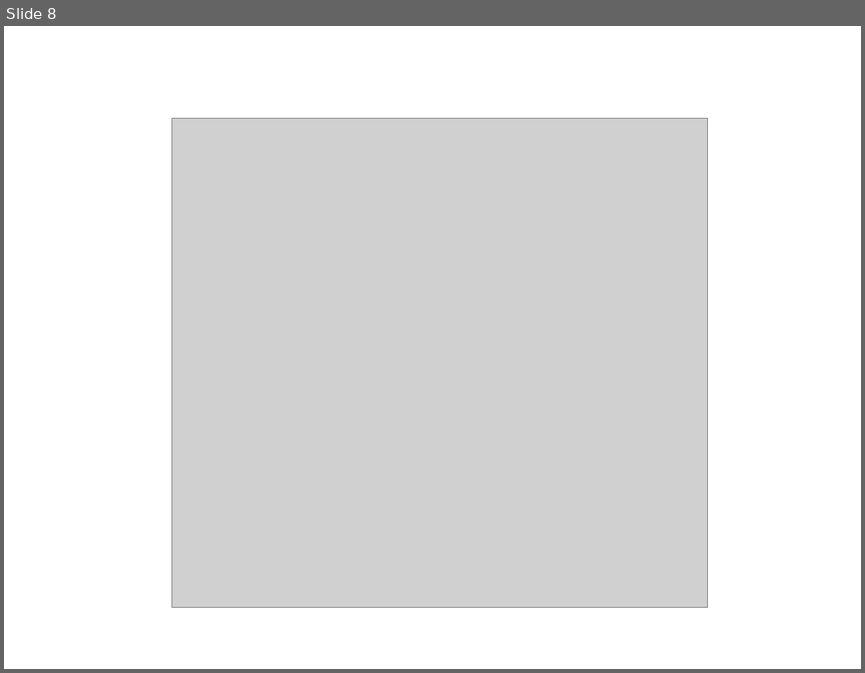
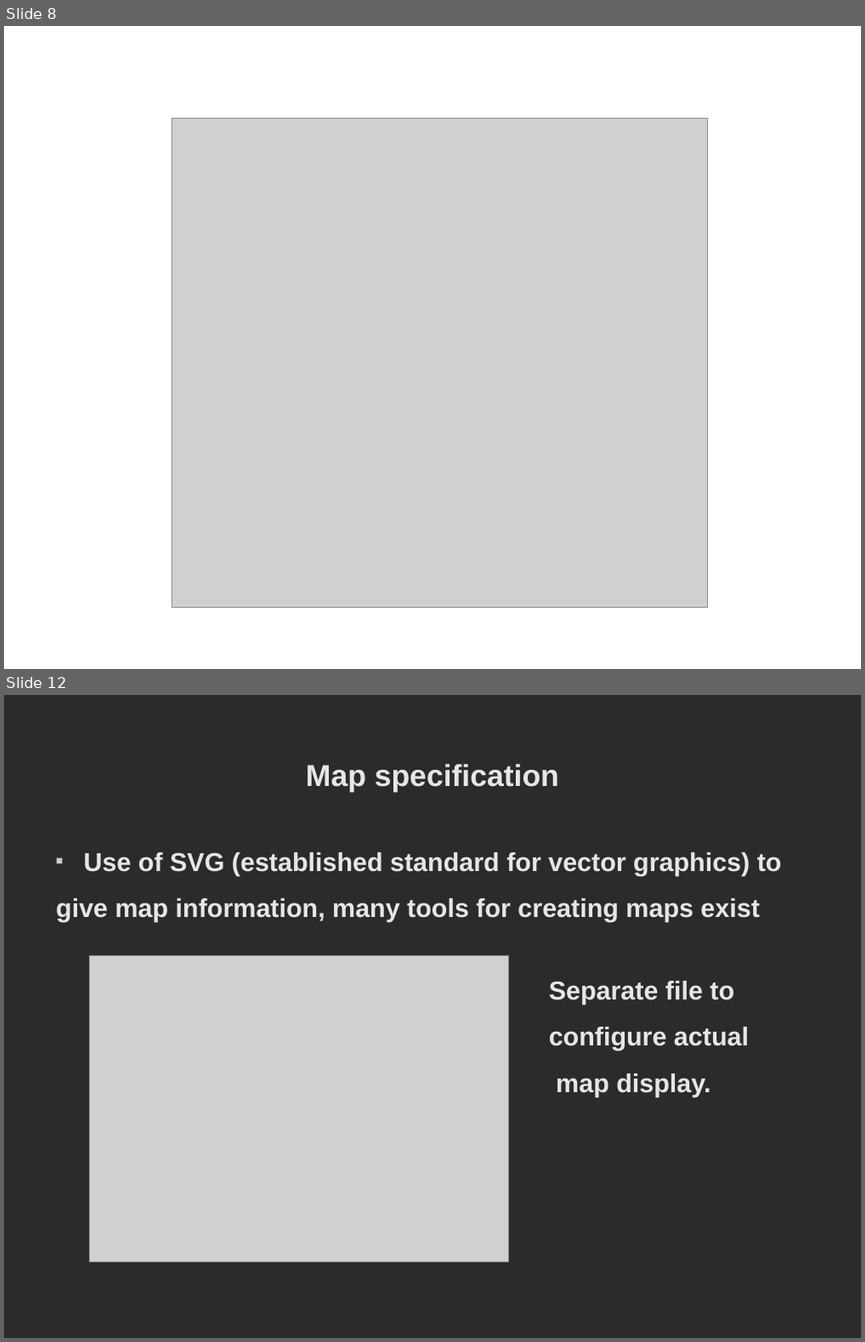
Before and after one commit to deltaluca/flappy, a slide deck: Presentation/ProjectDemonstration.odp. Shown one above the other, each under a label of ours: slide 8 before the commit, slides 8 and 12 after it; the slides between them are not shown. The pictures are 865x673 and 865x1342 pixels, drawn with LibreOffice and Linux fonts; fonts in the diff are those of the drawing; grey boxes stand for pictures; background and template pictures are left out; a plain dark background stands for a picture behind light text. Boxes give left, top, right and bottom in pixels: in the first picture for what was removed or moved away, otherwise in the second. Text is boxed around its words. In the diff, an @@ line names an element or a change of style, - is before the commit and + after.

```diff
--- a/Presentation/ProjectDemonstration.odp
+++ b/Presentation/ProjectDemonstration.odp
@@ slide 12 added at bbox=[4, 695, 861, 1338], background picture (left out) @@
@@ title added at bbox=[306, 764, 559, 792], 28 pt, text #E6E6E6, bold @@
+Map specification
@@ text added at bbox=[56, 852, 782, 922], 24 pt, text #E6E6E6, bold @@
+■ Use of SVG (established standard for vector graphics) to
+give map information, many tools for creating maps exist
@@ picture added at bbox=[90, 955, 510, 1262] @@
@@ text added at bbox=[549, 981, 749, 1097], 24 pt, text #E6E6E6, bold @@
+Separate file to
+configure actual
+map display.
```
Also in this commit, not shown: 10 slides changed, 13 other slides added, 5 slides removed.
